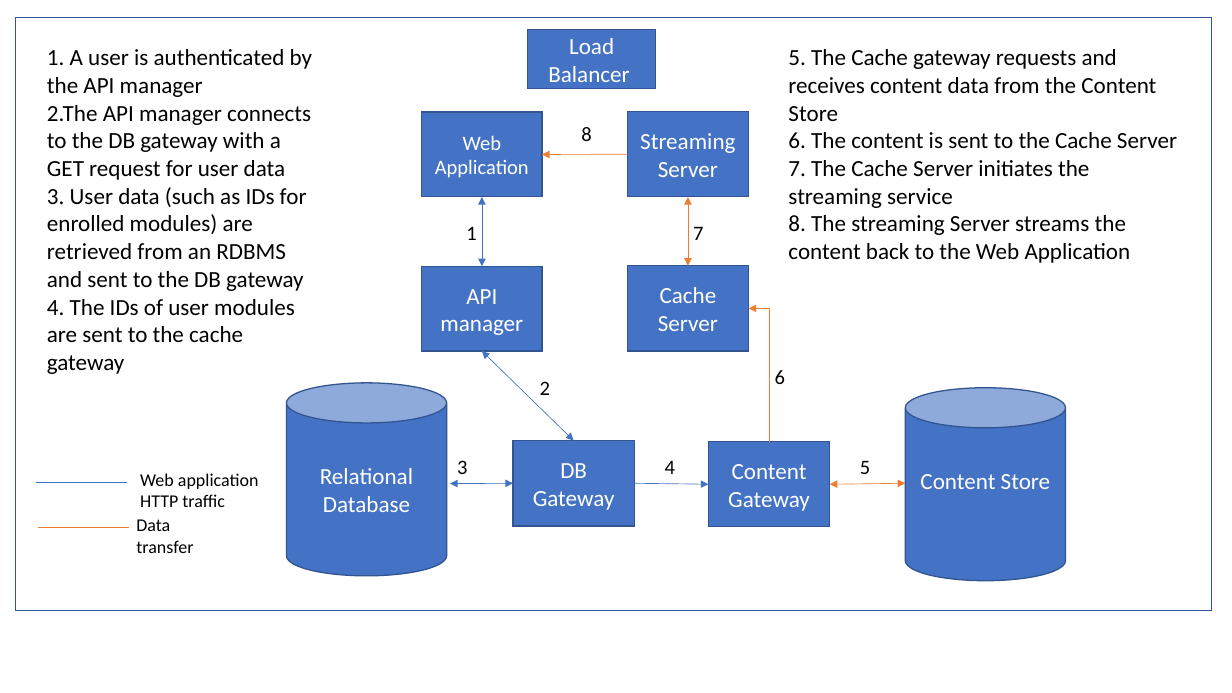
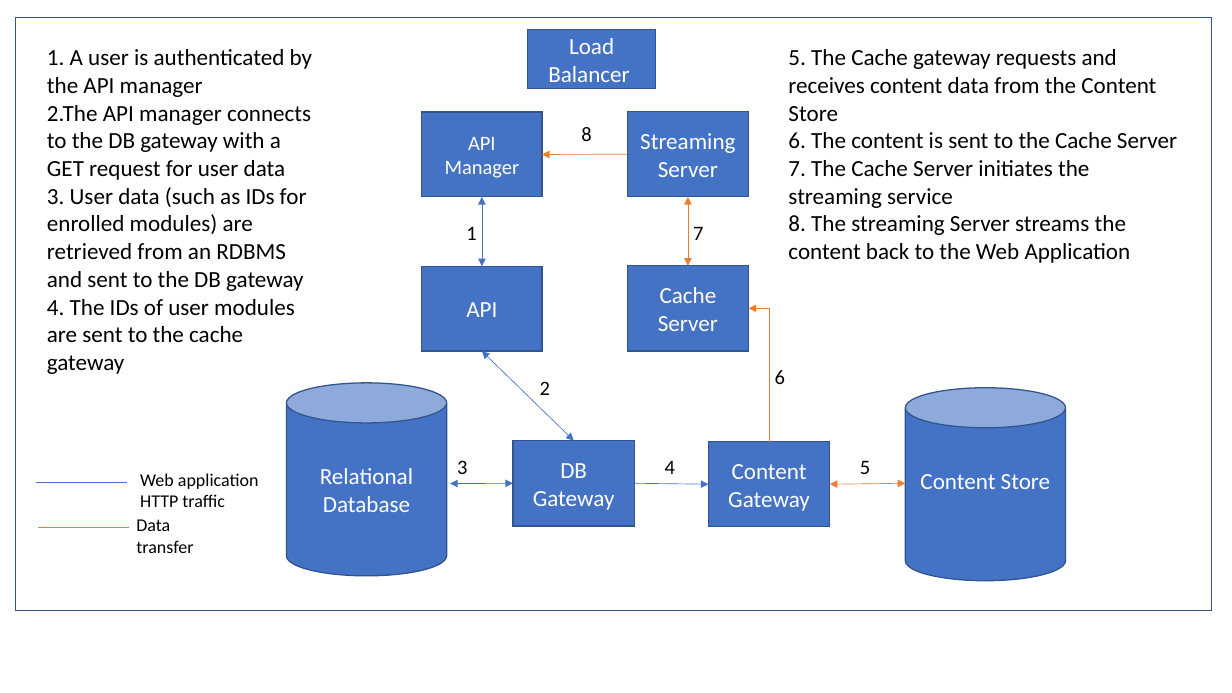
Before and after one commit to mdmjsh/soa, a slide deck: slide 1 of content/figs/fig_4_technology_architecture.pptx. Drawn at 1232x693 pixels with LibreOffice and Linux fonts; fonts in the diff are those of the drawing. Boxes give left, top, right and bottom in pixels: in the first picture for what was removed or moved away, otherwise in the second. Text is boxed around its words. In the diff, an @@ line names an element or a change of style, - is before the commit and + after.

```diff
--- a/content/figs/fig_4_technology_architecture.pptx
+++ b/content/figs/fig_4_technology_architecture.pptx
@@ text in rectangle at (445,137,520,178): text changed @@
-Web Application
+API Manager
@@ text in rectangle at (466,302,497,317): text changed @@
-API manager
+API
```
Also in this commit, not shown: 14 other files.
